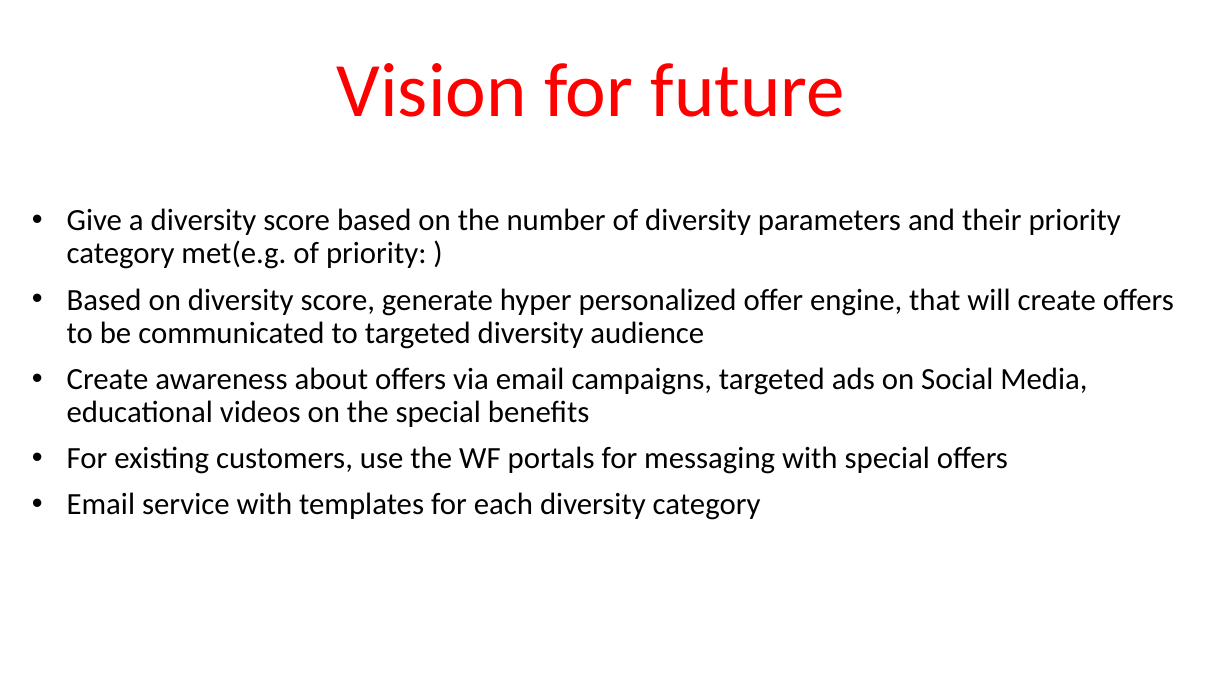
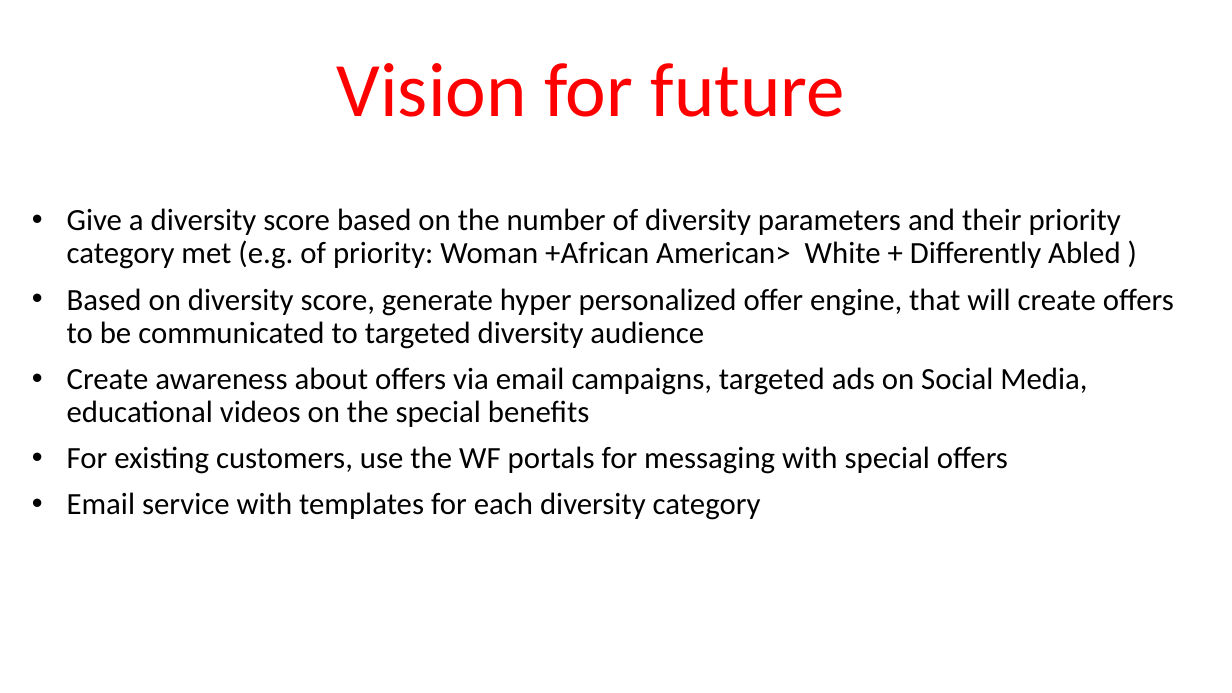
Before and after one commit to monsoonmasters2022/LeadershipDiversityIdentifier, a slide deck: slide 10 of documents/Identify Diversely OwnedMonsoonMasters.pptx (slide 9 before the commit). Drawn at 1232x693 pixels with LibreOffice and Linux fonts; fonts in the diff are those of the drawing. Boxes give left, top, right and bottom in pixels: in the first picture for what was removed or moved away, otherwise in the second. Text is boxed around its words. In the diff, an @@ line names an element or a change of style, - is before the commit and + after.

```diff
--- a/documents/Identify Diversely OwnedMonsoonMasters.pptx
+++ b/documents/Identify Diversely OwnedMonsoonMasters.pptx
@@ subtitle at [67,208,1121,269]: text changed @@
-• Give a diversity score based on the number of diversity parameters and their priority category met(e.g. of priority: )
+• Give a diversity score based on the number of diversity parameters and their priority category met (e.g. of priority: Woman +African American> White + Differently Abled )
```
Also in this commit, not shown: 3 other slides changed, 2 slides added, 2 slides removed.
